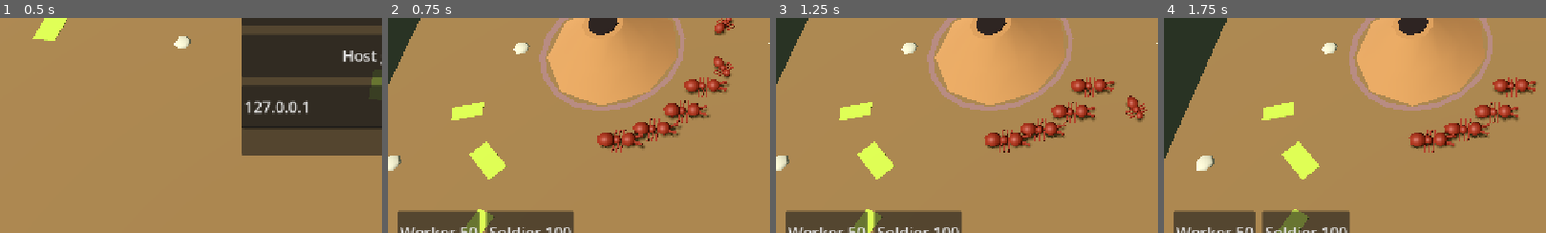
Above: before the commit, frames 1-4 (left to right).
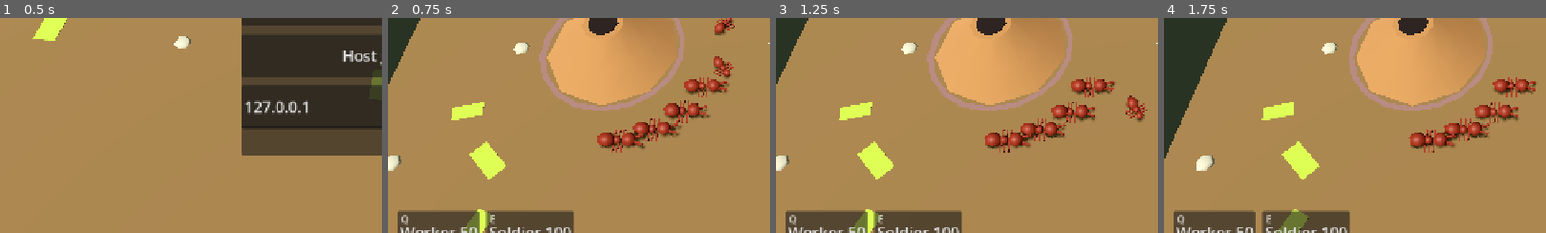
Above: after the commit, the same moments.

Repository: user01-2-GitProject/Pest-Control-
Game: Godot game, scene res://scenes/main.tscn
Same seed, same stepped clock (60 frames per second), same inputs: the game is played once before the commit and once after it.
Inputs (mouse positions are % of the whole screen's width and height, from its top left):
- Up to frame 1 (0.5 s): no input
- Up to frame 2 (0.75 s): click "Play offline" at 0.5 s
- Up to frame 3 (1.25 s): no input
- Up to frame 4 (1.75 s): tap Enter at 1.25 s; move the mouse to (72, 45) at 1.27 s; hold Right from 1.28 s (still down); tap 1 at 1.35 s; click (72, 45) at 1.42 s; tap Space at 1.52 s
The pictures show only the part of the screen within x 0-50%, y 43-93%; the shares and areas given below are measured in that part.

Frame 1 is identical in both runs. In frame 2, 0.1% of the frame differs, in the area x 3-28%, y 91-97%; in frame 3, 0.1%; in frame 4, 0.1%.

Commit message:
Show Q/E hotkey hints on the train buttons
Co-Authored-By: Claude Opus 5.5 (1M context) <noreply@anthropic.com>
Claude-Session: https://claude.ai/code/session_01WLoC9B7WEW2jkB8YcS3wKY

Diff:
--- a/game/src/ui/hud.gd
+++ b/game/src/ui/hud.gd
@@ -83,9 +83,9 @@
 	_train.add_theme_constant_override("separation", 12)
 	_root.add_child(_train)
 	_add_button(_train, "Worker %d" % SimWorld.STATS[SimWorld.WORKER].cost,
-		Callable(func() -> void: train_pressed.emit(SimWorld.WORKER)))
+		Callable(func() -> void: train_pressed.emit(SimWorld.WORKER)), "Q")
 	_add_button(_train, "Soldier %d" % SimWorld.STATS[SimWorld.SOLDIER].cost,
-		Callable(func() -> void: train_pressed.emit(SimWorld.SOLDIER)))
+		Callable(func() -> void: train_pressed.emit(SimWorld.SOLDIER)), "E")
 
 	_result = PanelContainer.new()
 	_root.add_child(_result)
@@ -150,7 +150,8 @@
 
 
 ## `action` is a Signal or Callable to fire on press.
-func _add_button(parent: Container, text: String, action: Variant) -> void:
+## `hotkey`, if given, is shown small in the button's top-left corner.
+func _add_button(parent: Container, text: String, action: Variant, hotkey := "") -> void:
 	var b := Button.new()
 	b.text = text
 	b.custom_minimum_size = Vector2(120, 72)
@@ -160,6 +161,14 @@
 		b.pressed.connect(func() -> void: (action as Signal).emit())
 	else:
 		b.pressed.connect(action)
+	if hotkey != "":
+		var k := Label.new()
+		k.text = hotkey
+		k.add_theme_font_size_override("font_size", 16)
+		k.add_theme_color_override("font_color", Color(1, 1, 1, 0.75))
+		k.position = Vector2(6, 2)
+		k.mouse_filter = Control.MOUSE_FILTER_IGNORE
+		b.add_child(k)
 	parent.add_child(b)
 
 
